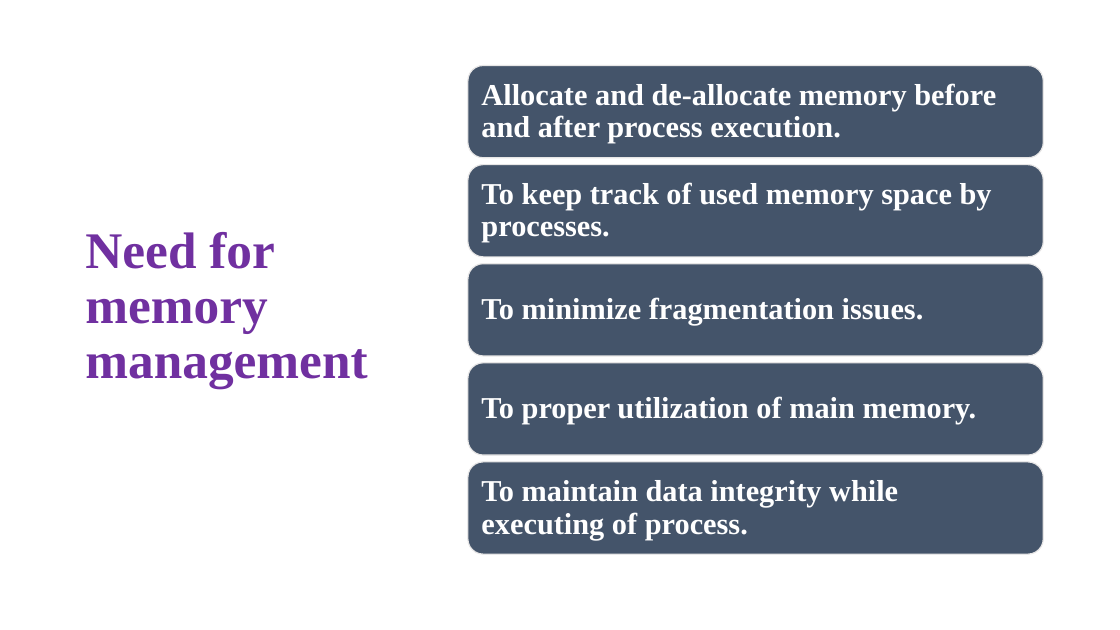
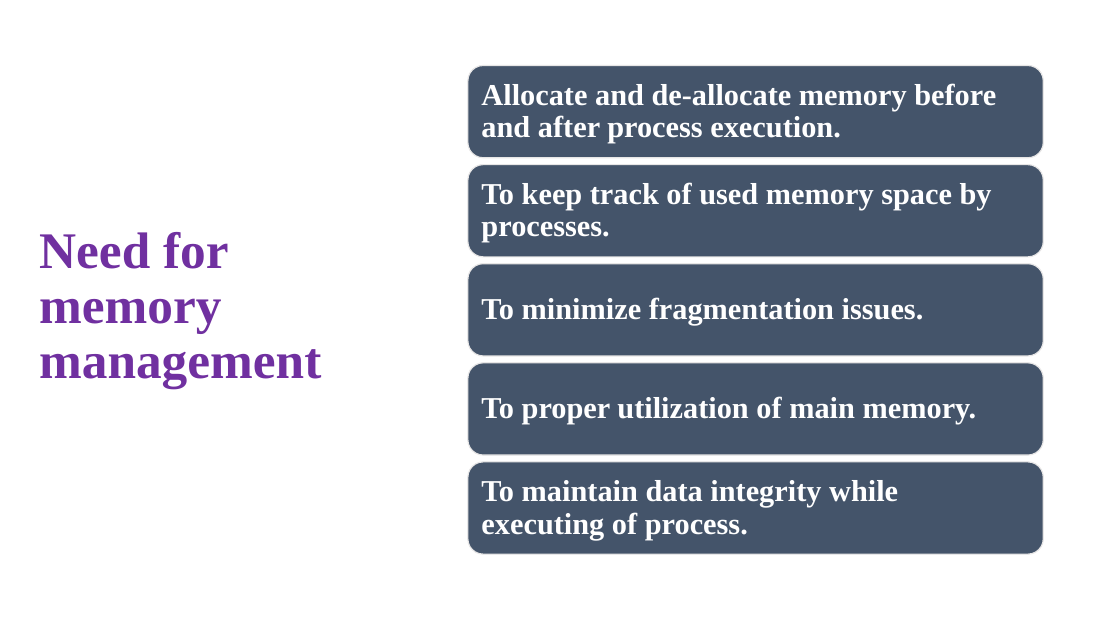
Before and after one commit to Vanshak77/OperatingSystem, a slide deck: slide 4 of Project- Memory Management Stimulator/OS PROJECT.pptx. Drawn at 1120x630 pixels with LibreOffice and Linux fonts; fonts in the diff are those of the drawing. Boxes give left, top, right and bottom in pixels: in the first picture for what was removed or moved away, otherwise in the second. Text is boxed around its words. In the diff, an @@ line names an element or a change of style, - is before the commit and + after.

```diff
--- a/Project- Memory Management Stimulator/OS PROJECT.pptx
+++ b/Project- Memory Management Stimulator/OS PROJECT.pptx
@@ title "Need for memory management": place and size @@
-title "Need for memory management" at [85,232,367,389]
+title "Need for memory management" at [39,232,321,389]
```
Also in this commit, not shown: 3 other slides changed, 12 slides added, 1 other file.
